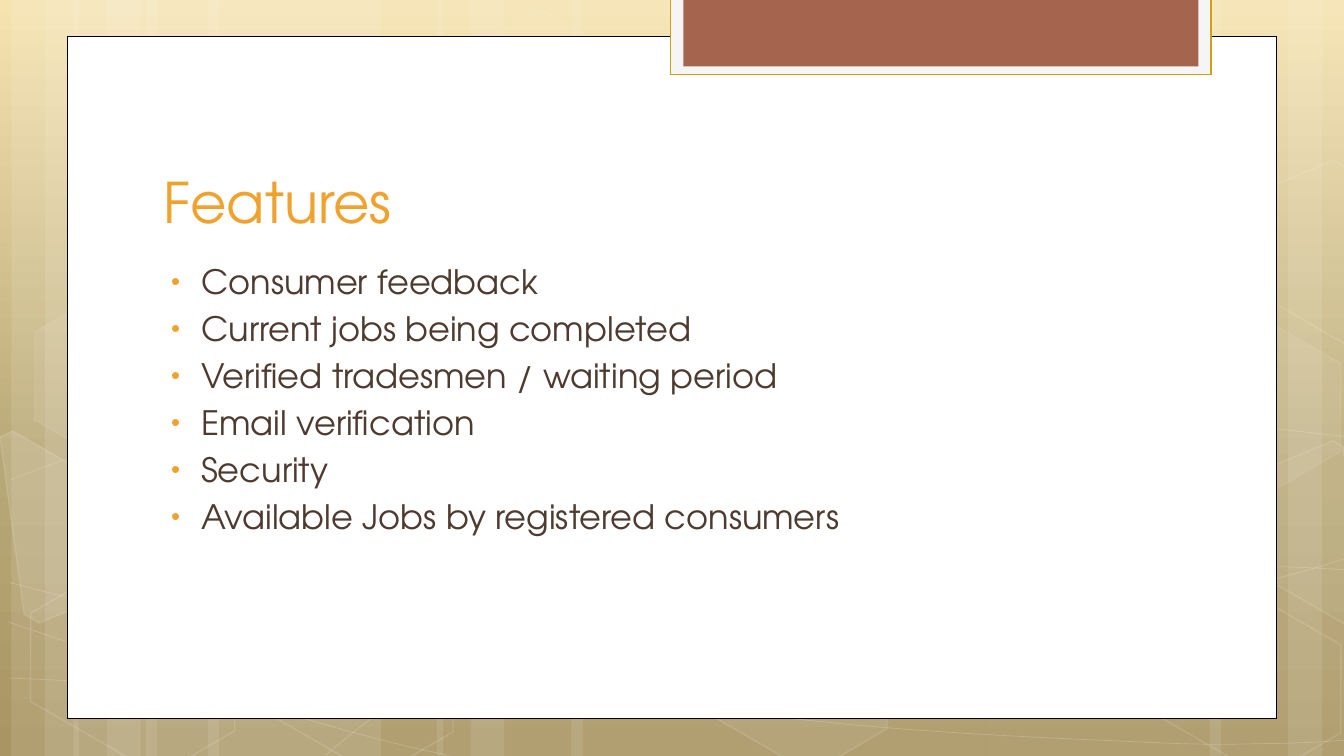
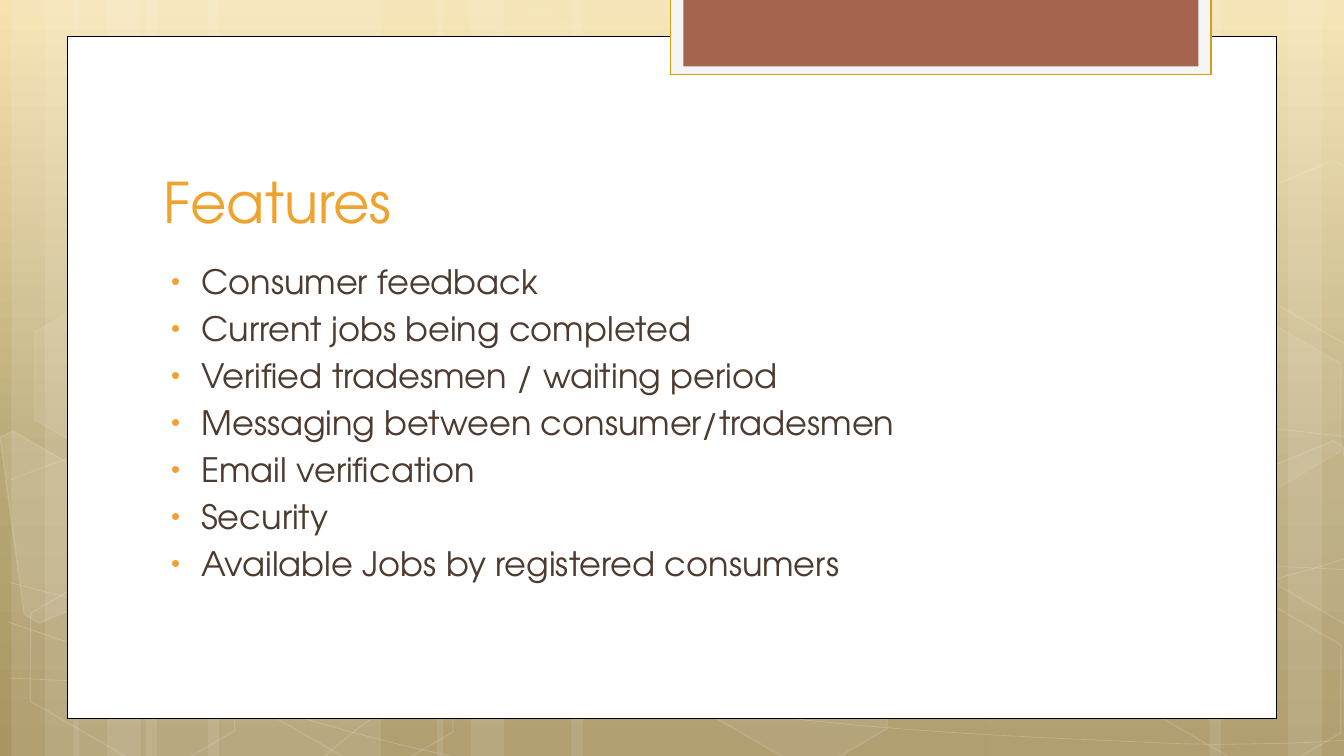
Before and after one commit to MehreenMalik/TradesmenDirectory, a slide deck: slide 3 of TradesmenDirectory.pptx. Drawn at 1344x756 pixels with LibreOffice and Linux fonts; fonts in the diff are those of the drawing. Boxes give left, top, right and bottom in pixels: in the first picture for what was removed or moved away, otherwise in the second. Text is boxed around its words. In the diff, an @@ line names an element or a change of style, - is before the commit and + after.

```diff
--- a/TradesmenDirectory.pptx
+++ b/TradesmenDirectory.pptx
@@ text at <box>201,410,895,443</box>: paragraph added @@
+• Messaging between consumer/tradesmen
```
Also in this commit, not shown: 2 slides added, 4 slides removed, 10 other files.
